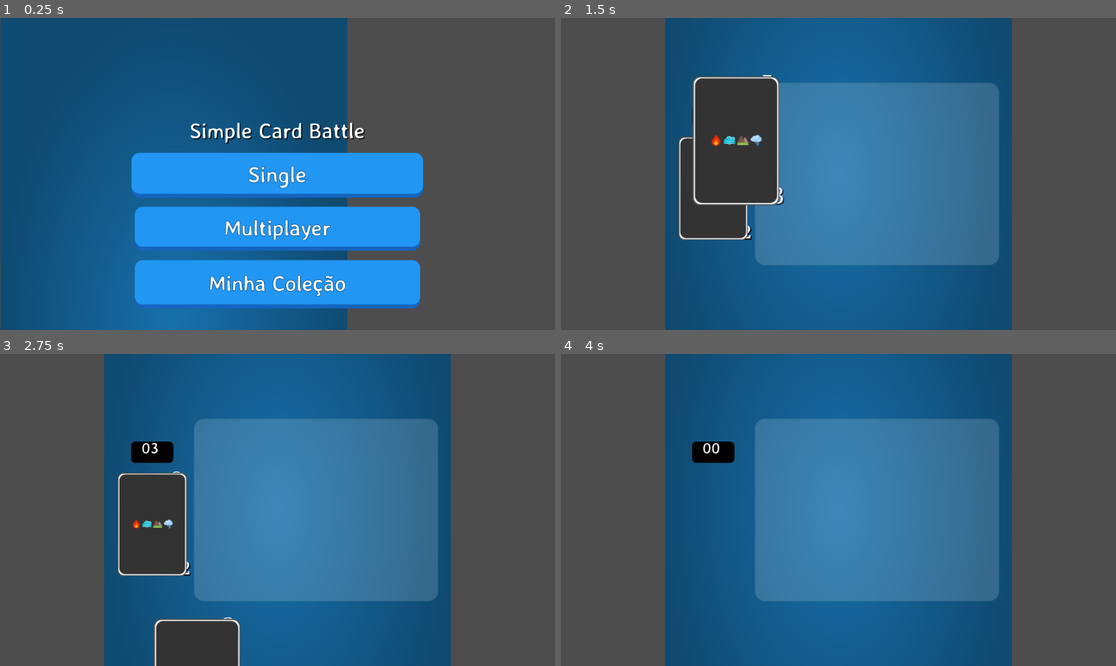
Above: before the commit, frames 1-4 (two rows, left to right).
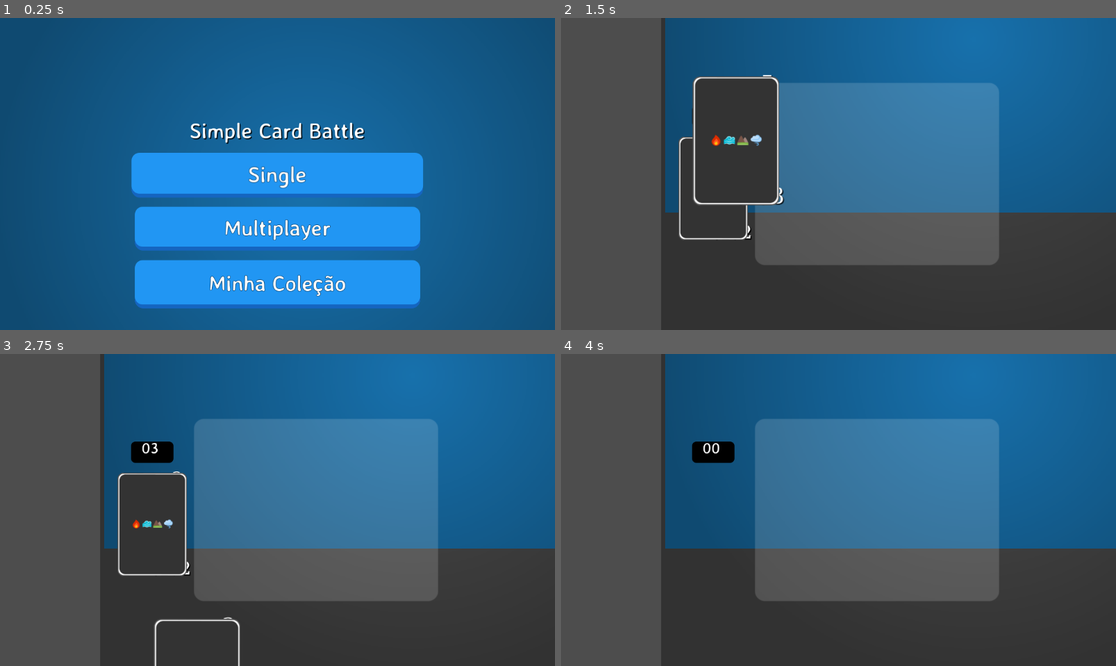
Above: after the commit, the same moments.

Repository: wlsnxx/simple-card-battle
Game: Godot game, scene res://Menu.tscn
The game is run twice, just before and just after one commit, with the same random seed, the same clock (stepped at 60 frames per second) and the same inputs.
Inputs (mouse positions are in pixels of both pictures, inside the frame that each line leads up to):
- Up to frame 1 (0.25 s): no input
- Up to frame 2 (1.5 s): click "Single" at 0.5 s; tap Enter at 1.25 s; drag from (710, 189) to (877, 174) at 1.27 s
- Up to frame 3 (2.75 s): drag from (149, 525) to (316, 510) at 2.02 s
- Up to frame 4 (4 s): move the mouse to (710, 525) at 2.77 s; tap Ctrl at 2.85 s; click (710, 525) at 2.92 s; drag from (710, 525) to (672, 463) at 3.52 s

The runs differ from the first frame. In frame 1, 43% of the frame differs, in the area x 0-100%, y 0-100%; in frame 2, 45%; in frame 3, 42%; in frame 4, 46%, in the area x 18-100%, y 0-100%.

Commit message:
Fix Background size for landscape mode

Diff:
--- a/godot/Background.tscn
+++ b/godot/Background.tscn
@@ -4,12 +4,13 @@
 [ext_resource path="res://assets/background.png" type="Texture2D" id=3]
 
 [node name="Background" type="Node2D"]
-position = Vector2( 360, 640 )
+position = Vector2( 640, 360 )
 script = ExtResource( 1 )
 
 [node name="BgColor" type="Polygon2D" parent="."]
 color = Color( 0.0980392, 0.45098, 0.682353, 1 )
-polygon = PackedVector2Array( -360, -640, 360, -640, 360, 640, -360, 640 )
+polygon = PackedVector2Array( -640, -360, 640, -360, 640, 360, -640, 360 )
 
 [node name="BgFilter" type="Sprite2D" parent="."]
+scale = Vector2( 1.8, 1 )
 texture = ExtResource( 3 )
--- a/godot/Menu.tscn
+++ b/godot/Menu.tscn
@@ -8,7 +8,7 @@
 script = ExtResource( 2 )
 
 [node name="Background" parent="." instance=ExtResource( 3 )]
-position = Vector2( 361, 639 )
+position = Vector2( 640, 360 )
 
 [node name="VBoxContainer" type="VBoxContainer" parent="."]
 anchor_left = 0.5
